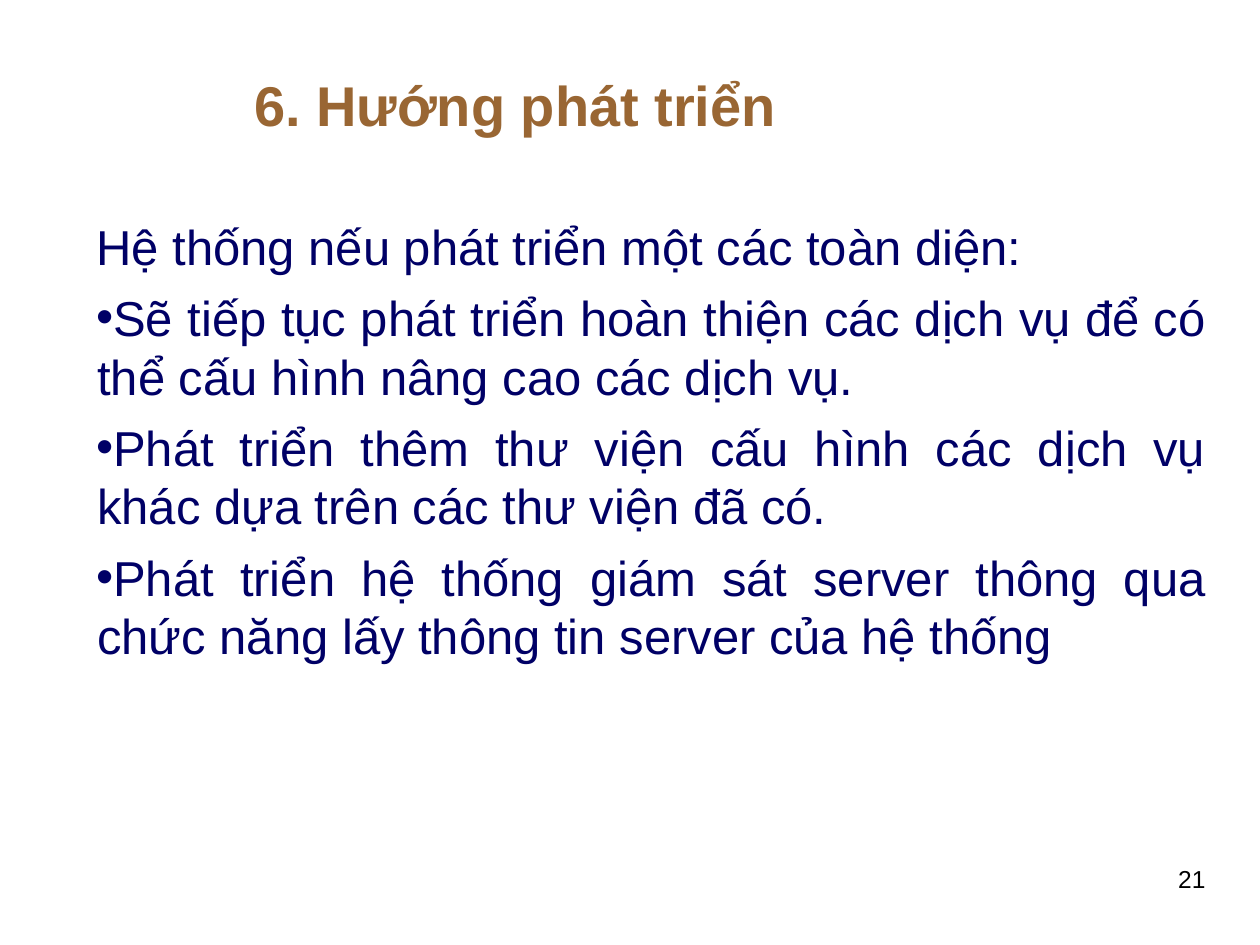
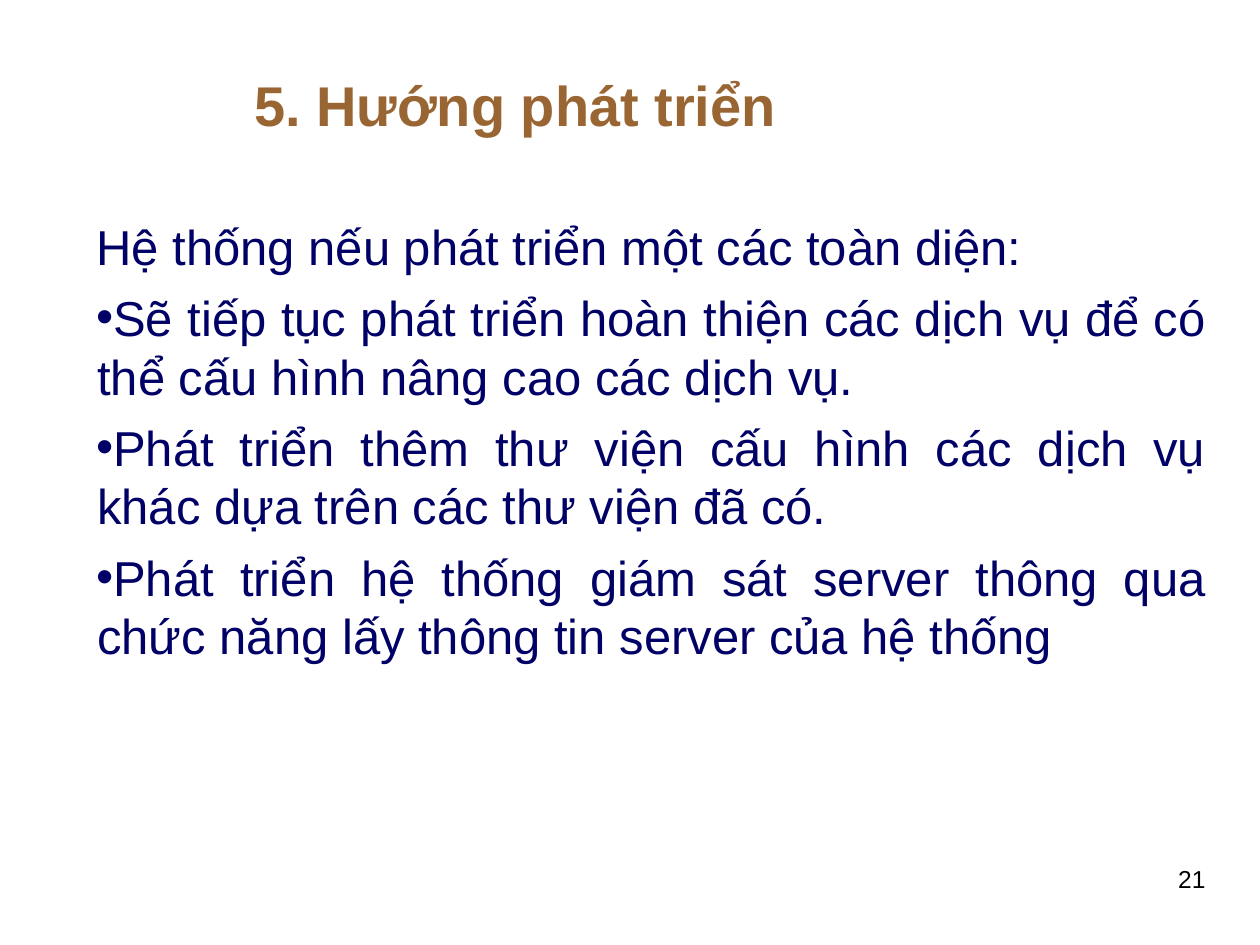
Before and after one commit to thuhuynh4393/testfrontend, a slide deck: slide 21 of Thu HUynh - SLide bao cao.ppt. Drawn at 1260x945 pixels with LibreOffice and Linux fonts; fonts in the diff are those of the drawing; background and template pictures are left out. Boxes give left, top, right and bottom in pixels: in the first picture for what was removed or moved away, otherwise in the second. Text is boxed around its words. In the diff, an @@ line names an element or a change of style, - is before the commit and + after.

```diff
--- a/Thu HUynh - SLide bao cao.ppt
+++ b/Thu HUynh - SLide bao cao.ppt
@@ title at (254, 82, 776, 137): text changed @@
-6. Hướng phát triển
+5. Hướng phát triển
```
Also in this commit, not shown: 3 other slides changed, 1 slide added.
